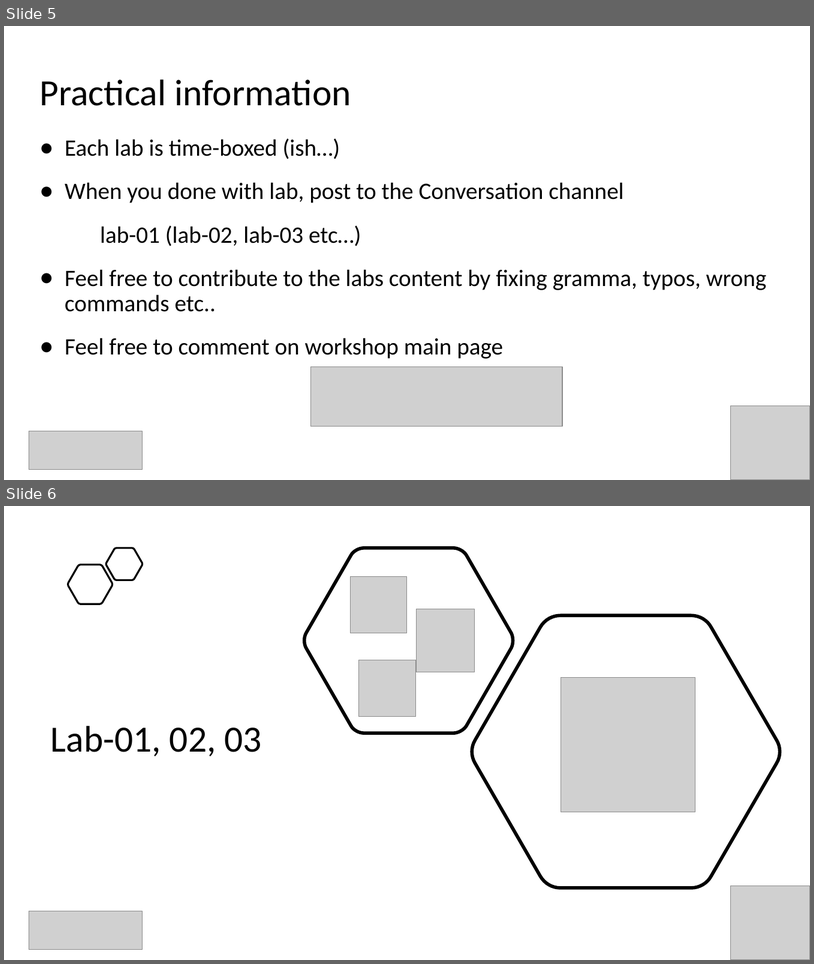
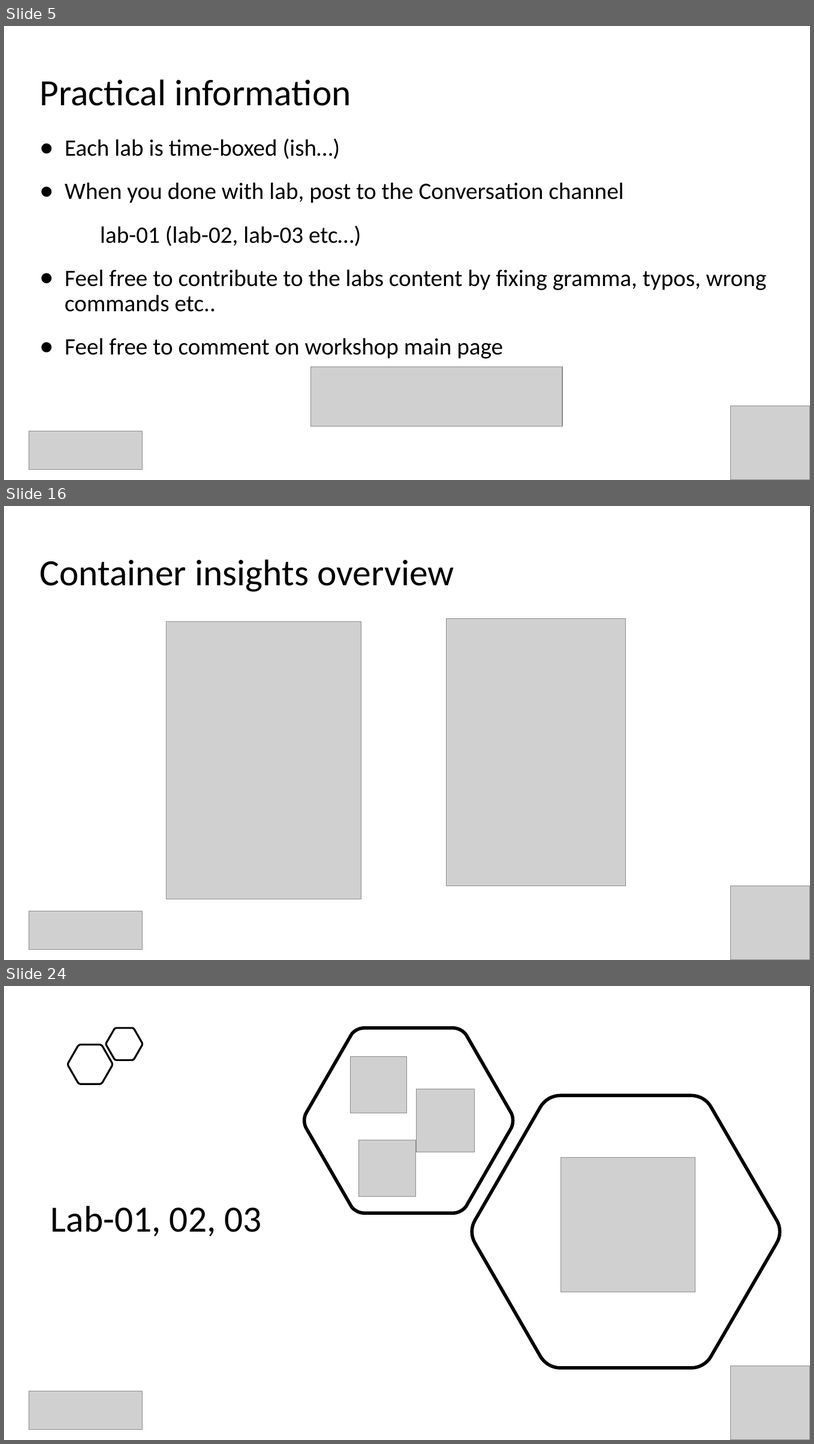
Before and after one commit to evgenyb/aks-workshops, a slide deck: 06-monitoring-options-in-aks/slides/monitoring-options-in-AKS.pptx. Shown one above the other, each under a label of ours: slides 5 and 6 before the commit, slides 5, 16 and 24 after it; the slides between them are not shown. The pictures are 814x964 and 814x1444 pixels, drawn with LibreOffice and Linux fonts; fonts in the diff are those of the drawing; grey boxes stand for pictures. Boxes give left, top, right and bottom in pixels: in the first picture for what was removed or moved away, otherwise in the second. Text is boxed around its words. In the diff, an @@ line names an element or a change of style, - is before the commit and + after.

```diff
--- a/06-monitoring-options-in-aks/slides/monitoring-options-in-AKS.pptx
+++ b/06-monitoring-options-in-aks/slides/monitoring-options-in-AKS.pptx
@@ slide 16 added at [4, 506, 810, 960], background #FFFFFF @@
@@ title added at [39, 559, 454, 592], 44 pt, text #000000 @@
+Container insights overview
@@ picture added at [167, 622, 362, 898] @@
@@ picture added at [447, 619, 626, 885] @@
@@ picture added at [731, 885, 810, 960] @@
@@ picture added at [29, 911, 143, 949] @@
@@ what was slide 6 is now slide 24 @@
```
Also in this commit, not shown: 1 slide changed, 18 other slides added, 1 slide removed, 5 other files.
